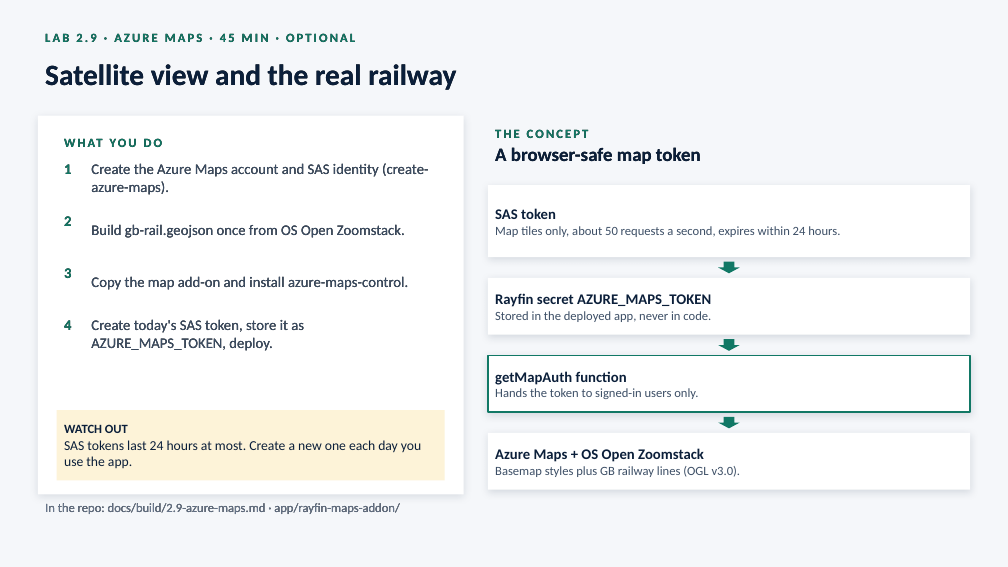
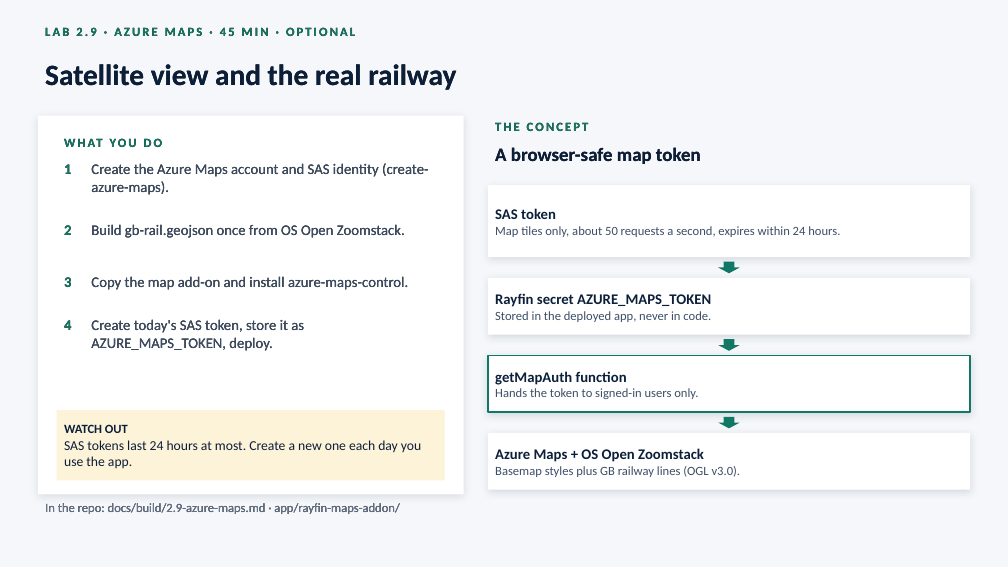
Before and after one commit to ShaneOsborne/Real-Time-Rail-Intelligence-on-Microsoft-Fabric, a slide deck: slide 26 of docs/presentation/Real-Time-Rail-Intelligence-on-Microsoft-Fabric.pptx. Drawn at 1008x567 pixels with LibreOffice and Linux fonts; fonts in the diff are those of the drawing. Boxes give left, top, right and bottom in pixels: in the first picture for what was removed or moved away, otherwise in the second. Text is boxed around its words. In the diff, an @@ line names an element or a change of style, - is before the commit and + after.

```diff
--- a/docs/presentation/Real-Time-Rail-Intelligence-on-Microsoft-Fabric.pptx
+++ b/docs/presentation/Real-Time-Rail-Intelligence-on-Microsoft-Fabric.pptx
@@ text "LAB 2.9 · AZURE MAPS ...": place and size @@
-text "LAB 2.9 · AZURE MAPS ..." at (45,33,355,42)
+text "LAB 2.9 · AZURE MAPS ..." at (45,27,355,36)
@@ text "THE CONCEPT": place and size @@
-text "THE CONCEPT" at (495,129,589,138)
+text "THE CONCEPT" at (495,122,589,131)
@@ text "2": place and size @@
-text "2" at (64,216,71,226)
+text "2" at (64,225,71,235)
@@ text "3": place and size @@
-text "3" at (64,268,71,278)
+text "3" at (64,277,71,287)
```
Also in this commit, not shown: 23 other slides changed.
